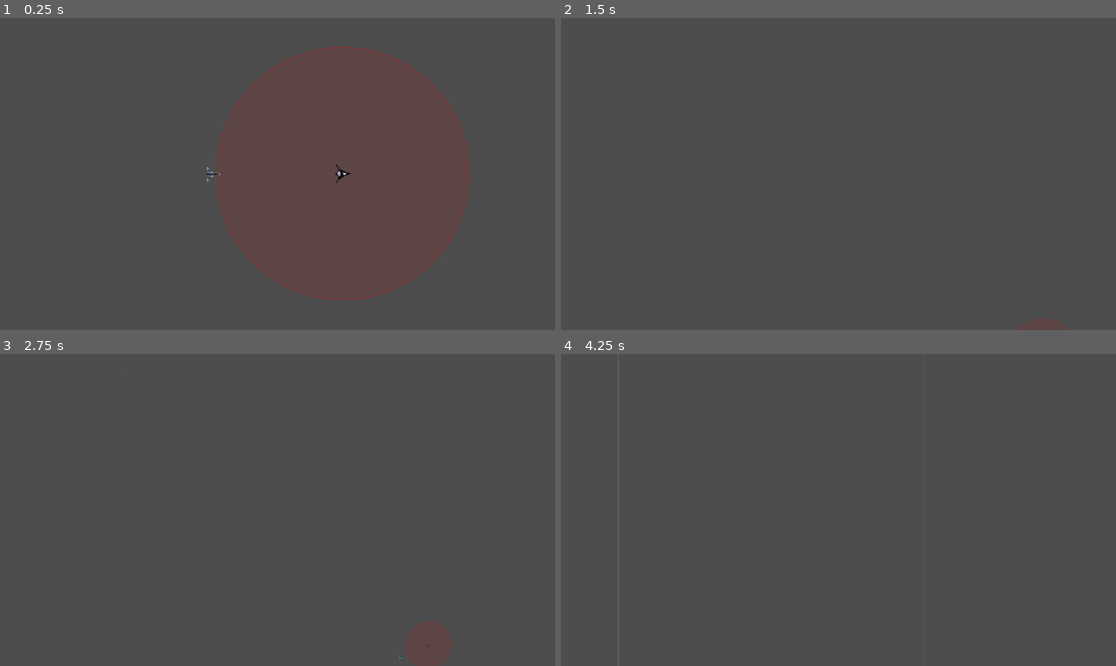
Above: before the commit, frames 1-4 (two rows, left to right).
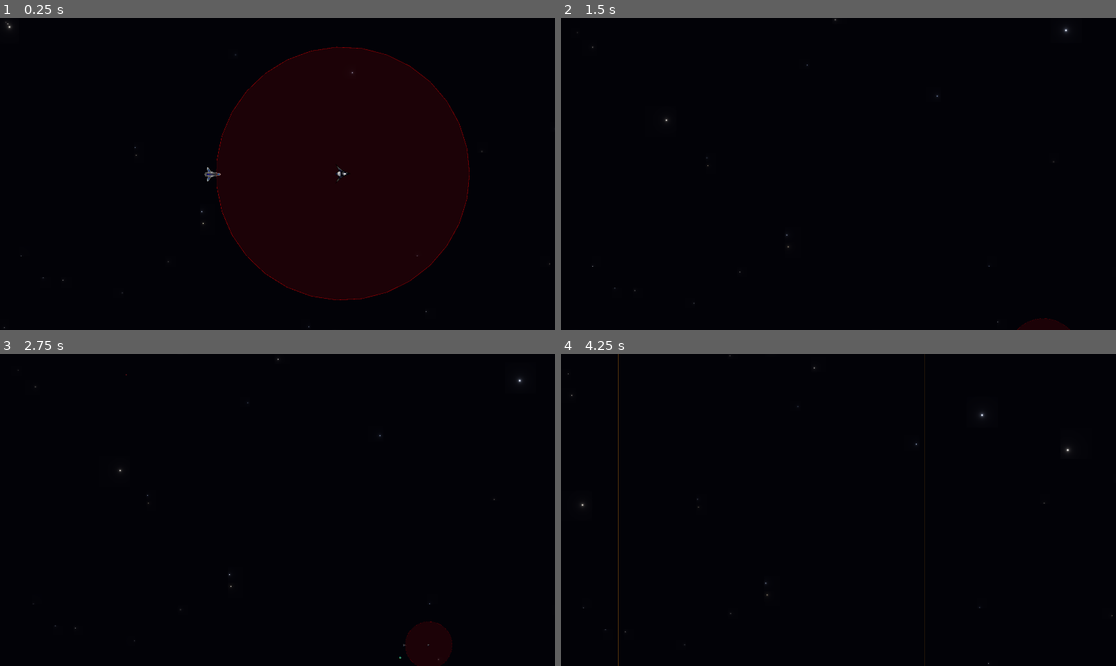
Above: after the commit, the same moments.

Repository: RenatoAAB/twin-spaceship
Game: Godot game, scene res://Main.tscn
Two runs of this game, one before a commit and one after it. Both use one fixed random seed, a clock stepped at 60 frames per second and the inputs below.
Inputs (mouse positions are in pixels of both pictures, inside the frame that each line leads up to):
- Up to frame 1 (0.25 s): no input
- Up to frame 2 (1.5 s): tap Enter at 0.5 s; move the mouse to (960, 158) at 0.52 s; tap Q at 0.6, 1.35 s; click (960, 158) at 0.67 s; move the mouse to (727, 189) at 1.27 s; click (727, 189) at 1.42 s
- Up to frame 3 (2.75 s): tap Space at 2 s; move the mouse to (333, 441) at 2.02 s; tap Q at 2.1 s; click (333, 441) at 2.17 s
- Up to frame 4 (4.25 s): move the mouse to (810, 572) at 2.77 s; tap Q at 2.85, 3.6 s; click (810, 572) at 2.92 s; move the mouse to (1005, 556) at 3.52 s; click (1005, 556) at 3.67 s

The runs differ from the first frame. In frame 1, 100% of the frame differs, in the area x 0-100%, y 0-100%; in frame 2, 100%; in frame 3, 100%; in frame 4, 100%.

Commit message:
feat: shaders de fundo e de velocidade

Diff:
--- a/FighterShip.tscn
+++ b/FighterShip.tscn
@@ -7,6 +7,7 @@
 [ext_resource type="Script" uid="uid://dawjyppfnb083" path="res://abilities/FighterAttackAbility.gd" id="5_attack"]
 [ext_resource type="Script" uid="uid://dlh10q28vshkl" path="res://abilities/FighterDashAbility.gd" id="6_dash"]
 [ext_resource type="PackedScene" path="res://entities/Projectile.tscn" id="7_proj"]
+[ext_resource type="PackedScene" path="res://components/TrailComponent.tscn" id="8_trail"]
 
 [sub_resource type="CircleShape2D" id="CircleShape2D_1"]
 radius = 40.0
@@ -49,3 +50,9 @@
 
 [node name="FighterDashAbility" type="Node" parent="."]
 script = ExtResource("6_dash")
+
+[node name="TrailComponent" parent="." instance=ExtResource("8_trail")]
+position = Vector2(-40, 0)
+length_seconds = 0.3
+width = 30.0
+trail_color = Color(0, 0.8, 1, 1)
--- a/Main.tscn
+++ b/Main.tscn
@@ -1,9 +1,10 @@
-[gd_scene load_steps=5 format=3 uid="uid://d28stjdrtednr"]
+[gd_scene load_steps=6 format=3 uid="uid://d28stjdrtednr"]
 
 [ext_resource type="Script" uid="uid://cq4vfuumalhmy" path="res://CameraController.gd" id="2_camera"]
 [ext_resource type="PackedScene" uid="uid://bayj8cfn400la" path="res://TankShip.tscn" id="2_r0du0"]
 [ext_resource type="PackedScene" uid="uid://cms7du8f7hmxx" path="res://FighterShip.tscn" id="3_cm0pq"]
 [ext_resource type="PackedScene" path="res://entities/EnemySpawner.tscn" id="4_cm0pq"]
+[ext_resource type="PackedScene" path="res://components/StarfieldBackground.tscn" id="5_fos0i"]
 
 [node name="Main" type="Node2D"]
 
@@ -29,3 +30,5 @@
 
 [node name="EnemySpawner" parent="." instance=ExtResource("4_cm0pq")]
 position = Vector2(397, 480)
+
+[node name="StarfieldLayer" parent="." instance=ExtResource("5_fos0i")]
--- a/Ship.tscn
+++ /dev/null
@@ -1,16 +0,0 @@
-[gd_scene load_steps=4 format=3 uid="uid://cvakwfv0le4r6"]
-
-[ext_resource type="Script" uid="uid://0hqx6fbk7y3w" path="res://ShipController.gd" id="1_script"]
-[ext_resource type="Texture2D" uid="uid://dua442crtwq08" path="res://icon.svg" id="2_icon"]
-
-[sub_resource type="CircleShape2D" id="CircleShape2D_1"]
-radius = 60.0
-
-[node name="Ship" type="CharacterBody2D"]
-script = ExtResource("1_script")
-
-[node name="Sprite2D" type="Sprite2D" parent="."]
-texture = ExtResource("2_icon")
-
-[node name="CollisionShape2D" type="CollisionShape2D" parent="."]
-shape = SubResource("CircleShape2D_1")
--- a/TankShip.tscn
+++ b/TankShip.tscn
@@ -7,6 +7,7 @@
 [ext_resource type="Script" uid="uid://buctqh1o45htq" path="res://abilities/SlowAttackAbility.gd" id="5_attack"]
 [ext_resource type="Script" uid="uid://bvi0scxi8kmq4" path="res://abilities/SlowShieldAbility.gd" id="6_shield"]
 [ext_resource type="PackedScene" path="res://entities/Projectile.tscn" id="7_proj"]
+[ext_resource type="PackedScene" path="res://components/TrailComponent.tscn" id="8_trail"]
 
 [sub_resource type="CircleShape2D" id="CircleShape2D_1"]
 radius = 50.0
@@ -47,3 +48,9 @@
 
 [node name="SlowShieldAbility" type="Node" parent="."]
 script = ExtResource("6_shield")
+
+[node name="TrailComponent" parent="." instance=ExtResource("8_trail")]
+position = Vector2(-50, 0)
+length_seconds = 0.5
+width = 40.0
+trail_color = Color(1, 0.5, 0, 1)
--- /dev/null
+++ b/components/StarfieldBackground.gd
@@ -0,0 +1,9 @@
+extends ColorRect
+
+func _process(delta: float) -> void:
+	var cam = get_viewport().get_camera_2d()
+	if cam:
+		material.set_shader_parameter("camera_position", cam.global_position)
+
+	# Update resolution in case window resizes
+	material.set_shader_parameter("resolution", get_viewport_rect().size)
--- /dev/null
+++ b/components/StarfieldBackground.tscn
@@ -0,0 +1,23 @@
+[gd_scene load_steps=4 format=3 uid="uid://k2ho1aij6cxq"]
+
+[ext_resource type="Shader" uid="uid://22neoc5ptofp" path="res://shaders/Starfield.gdshader" id="1_shader"]
+[ext_resource type="Script" uid="uid://c2052yayt18ox" path="res://components/StarfieldBackground.gd" id="2_script"]
+
+[sub_resource type="ShaderMaterial" id="ShaderMaterial_1"]
+shader = ExtResource("1_shader")
+shader_parameter/resolution = Vector2(1920, 1080)
+shader_parameter/camera_position = Vector2(0, 0)
+shader_parameter/density = 0.00999999977648
+shader_parameter/speed_scale = 1.0000000475
+
+[node name="StarfieldLayer" type="CanvasLayer"]
+layer = -100
+
+[node name="StarfieldRect" type="ColorRect" parent="."]
+material = SubResource("ShaderMaterial_1")
+anchors_preset = 15
+anchor_right = 1.0
+anchor_bottom = 1.0
+grow_horizontal = 2
+grow_vertical = 2
+script = ExtResource("2_script")
--- /dev/null
+++ b/components/TrailComponent.gd
@@ -0,0 +1,54 @@
+extends Node2D
+class_name TrailComponent
+
+@export var length_seconds: float = 0.2
+@export var min_speed_for_trail: float = 10.0
+@export var width: float = 20.0
+@export var trail_color: Color = Color(0.0, 0.8, 1.0, 1.0)
+
+@onready var line: Line2D = $Line2D
+
+var point_queue: Array[Dictionary] = [] # {pos: Vector2, time: float}
+
+func _ready() -> void:
+	line.top_level = true
+	line.clear_points()
+	line.width = width
+
+	# Apply color to shader if possible, or modulate
+	if line.material is ShaderMaterial:
+		(line.material as ShaderMaterial).set_shader_parameter("trail_color", trail_color)
+	else:
+		line.default_color = trail_color
+
+func _process(delta: float) -> void:
+	var current_time = Time.get_ticks_msec() / 1000.0
+
+	# Add new point
+	# Only add if we moved enough or just always add?
+	# Always adding creates a smooth trail even when standing still (it bunches up),
+	# but for an engine trail, we want it to appear only when moving or just exist at the back?
+	# The user said "trail é maior se a velocidade é maior".
+	# If we use time-based decay, the length in pixels is naturally Speed * Time.
+
+	point_queue.append({
+		"pos": global_position,
+		"time": current_time
+	})
+	line.add_point(global_position)
+
+	# Remove old points
+	while point_queue.size() > 0:
+		var p = point_queue[0]
+		if current_time - p.time > length_seconds:
+			point_queue.pop_front()
+			if line.get_point_count() > 0:
+				line.remove_point(0)
+		else:
+			break
+
+	# Optional: Adjust width based on speed?
+	# The prompt says "trail é maior se a velocidade é maior".
+	# The length is already handled by speed * time.
+	# Maybe width or intensity could change too?
+	# Let's stick to length for now as it's the most physical interpretation.
--- /dev/null
+++ b/components/TrailComponent.tscn
@@ -0,0 +1,22 @@
+[gd_scene load_steps=4 format=3]
+
+[ext_resource type="Script" path="res://components/TrailComponent.gd" id="1_script"]
+[ext_resource type="Shader" path="res://shaders/Trail.gdshader" id="2_shader"]
+
+[sub_resource type="ShaderMaterial" id="ShaderMaterial_1"]
+resource_local_to_scene = true
+shader = ExtResource("2_shader")
+shader_parameter/trail_color = Color(0, 0.8, 1, 1)
+shader_parameter/turbulence_strength = 0.2
+
+[node name="TrailComponent" type="Node2D"]
+script = ExtResource("1_script")
+
+[node name="Line2D" type="Line2D" parent="."]
+material = SubResource("ShaderMaterial_1")
+width = 20.0
+default_color = Color(0, 0.8, 1, 1)
+texture_mode = 2
+joint_mode = 2
+begin_cap_mode = 2
+end_cap_mode = 2
--- /dev/null
+++ b/shaders/Starfield.gdshader
@@ -0,0 +1,88 @@
+shader_type canvas_item;
+
+uniform vec2 resolution = vec2(1152.0, 648.0);
+uniform vec2 camera_position = vec2(0.0, 0.0);
+uniform float density : hint_range(0.01, 0.2) = 0.05;
+uniform float speed_scale : hint_range(0.0, 2.0) = 0.2;
+
+// Pseudo-random function
+float random(vec2 st) {
+    return fract(sin(dot(st.xy, vec2(12.9898,78.233))) * 43758.5453123);
+}
+
+void fragment() {
+    vec3 color = vec3(0.0);
+    vec2 uv = UV;
+    // Correct aspect ratio for the UVs so stars are round
+    uv.x *= resolution.x / resolution.y;
+
+    // 3 Layers of stars
+    // i = 1.0 (Close, Fast, Big) -> i = 3.0 (Far, Slow, Small)
+    for(float i = 1.0; i <= 3.0; i++) {
+        // Parallax factor: Closer layers move faster
+        // i=1 -> speed 1.0
+        // i=2 -> speed 0.5
+        // i=3 -> speed 0.33
+        float parallax = 1.0 / i;
+
+        // Grid scale: Closer layers have larger cells (fewer, bigger stars)
+        // i=1 -> scale 10.0
+        // i=3 -> scale 30.0
+        float scale = 10.0 * i;
+
+        // Calculate offset based on camera position
+        vec2 offset = camera_position * speed_scale * parallax * 0.001;
+
+        // Apply scale and offset
+        vec2 grid_uv = (uv * scale) + offset;
+        vec2 id = floor(grid_uv);
+        vec2 f = fract(grid_uv);
+
+        // Random value for this grid cell
+        float r = random(id);
+
+        // Determine if a star exists in this cell
+        // Higher i (farther) -> allow more density? Or less?
+        // Usually background has more tiny stars.
+        if (r < density) {
+            // Random position within the cell
+            vec2 pos = vec2(random(id + vec2(1.0)), random(id + vec2(2.0)));
+
+            // Distance from pixel to star center
+            float dist = length(f - pos);
+
+            // Star shape (glow)
+            // Closer stars (low i) should be bigger/brighter
+            float glow_radius = 0.02 * (1.0 / sqrt(i));
+            float brightness = glow_radius / dist;
+
+            // Soft edge
+            brightness = pow(brightness, 1.5);
+
+            // Twinkle effect
+            // Use a separate random value for twinkle characteristics
+            float twinkle_speed = random(id + vec2(3.0)) * 3.0 + 0.5; // Random speed
+            float twinkle_offset = random(id + vec2(4.0)) * 10.0; // Random phase
+
+            // Only some stars twinkle significantly
+            float twinkle_amount = 0.0;
+            if (random(id + vec2(6.0)) > 0.7) { // 30% chance to twinkle
+                 twinkle_amount = 0.5;
+            }
+
+            float twinkle = 1.0 - (twinkle_amount * 0.5) + (twinkle_amount * 0.5 * sin(TIME * twinkle_speed + twinkle_offset));
+            brightness *= twinkle;
+
+            // Color variation (Blueish to White to Yellowish)
+            vec3 star_color = mix(vec3(0.7, 0.8, 1.0), vec3(1.0, 0.9, 0.7), random(id + vec2(5.0)));
+
+            // Add to final color
+            color += star_color * brightness;
+        }
+    }
+
+    // Deep space background color
+    vec3 bg_color = vec3(0.01, 0.01, 0.03);
+
+    COLOR = vec4(bg_color + color, 1.0);
+}
--- /dev/null
+++ b/shaders/Trail.gdshader
@@ -0,0 +1,28 @@
+shader_type canvas_item;
+
+uniform vec4 trail_color : source_color = vec4(0.0, 0.8, 1.0, 1.0);
+uniform float turbulence_strength : hint_range(0.0, 1.0) = 0.2;
+
+void fragment() {
+	// UV.x = 0 (start/head) -> 1 (end/tail) usually in Line2D with proper texture mode
+	// But Godot Line2D UVs can be tricky.
+	// Let's assume UV.x follows the line length.
+
+	// Fade out towards the tail
+	// UV.x = 0 is the tail (oldest point), UV.x = 1 is the head (newest point/ship)
+	float fade = smoothstep(0.0, 1.0, UV.x);
+
+	// Taper the width (alpha) at the edges (UV.y 0..1)
+	float width_dist = abs(UV.y - 0.5) * 2.0;
+	float side_fade = 1.0 - width_dist;
+	side_fade = pow(side_fade, 2.0); // Sharpen the core
+
+	// Add some "engine pulse" or turbulence
+	float noise = sin(UV.x * 20.0 - TIME * 20.0) * turbulence_strength;
+	float pulse = 1.0 + noise;
+
+	vec4 final_color = trail_color;
+	final_color.a *= fade * side_fade * pulse;
+
+	COLOR = final_color;
+}
Not shown, added: components/StarfieldBackground.gd.uid
Not shown, added: components/TrailComponent.gd.uid
Not shown, added: shaders/Starfield.gdshader.uid
Not shown, added: shaders/Trail.gdshader.uid
Not shown, added: Consideracoes.md
Not shown, added: Otimizacoes.md
